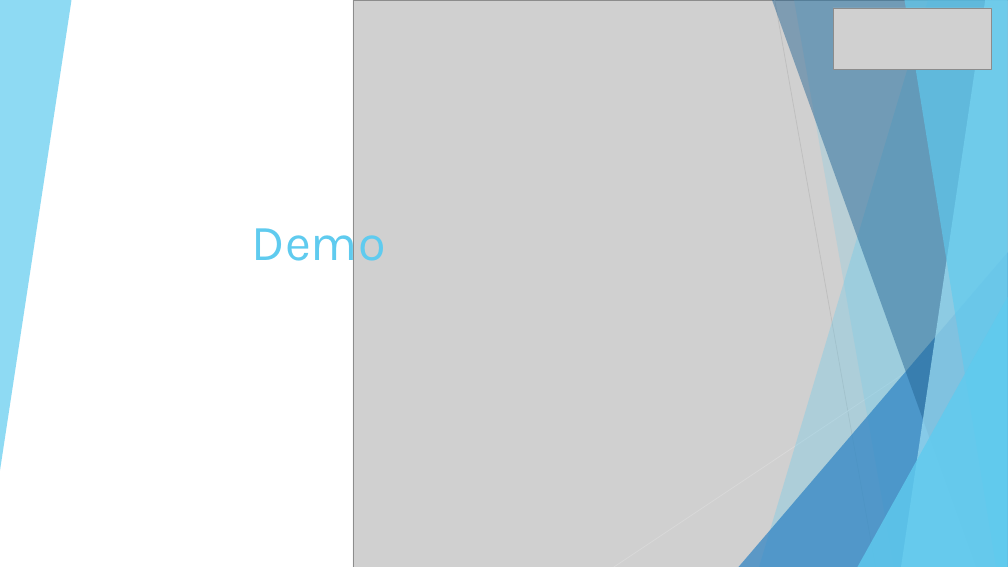
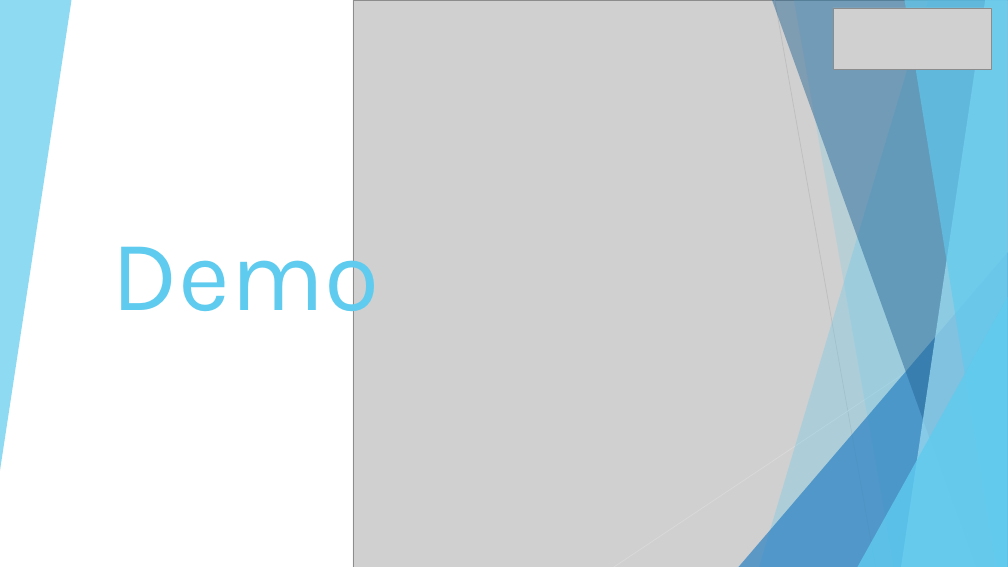
Before and after one commit to Alaeddinalhamoud/Umbraco10-MyBlog, a slide deck: slide 3 of MyBlog/ASP.pptx. Drawn at 1008x567 pixels with LibreOffice and Linux fonts; fonts in the diff are those of the drawing; grey boxes stand for pictures. Boxes give left, top, right and bottom in pixels: in the first picture for what was removed or moved away, otherwise in the second. Text is boxed around its words. In the diff, an @@ line names an element or a change of style, - is before the commit and + after.

Commit message:
ptt

```diff
--- a/MyBlog/ASP.pptx
+++ b/MyBlog/ASP.pptx
@@ title "Demo": place and size @@
-title "Demo" at bbox=[252, 214, 386, 272]
+title "Demo" at bbox=[112, 219, 380, 333]
@@ title "Demo" at bbox=[112, 219, 380, 333]: size 48 to 96 pt @@
```
Also in this commit, not shown: 1 other slide changed.
